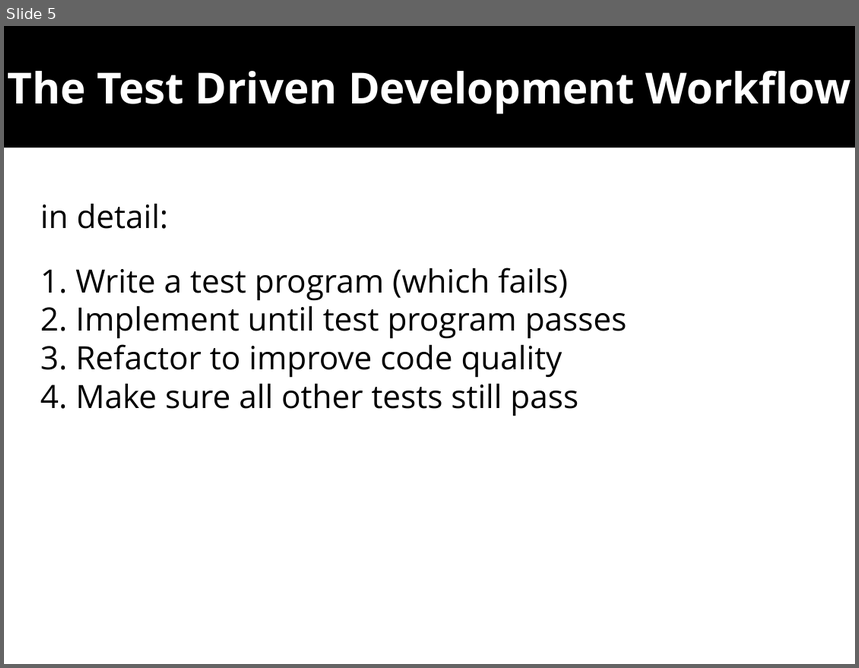
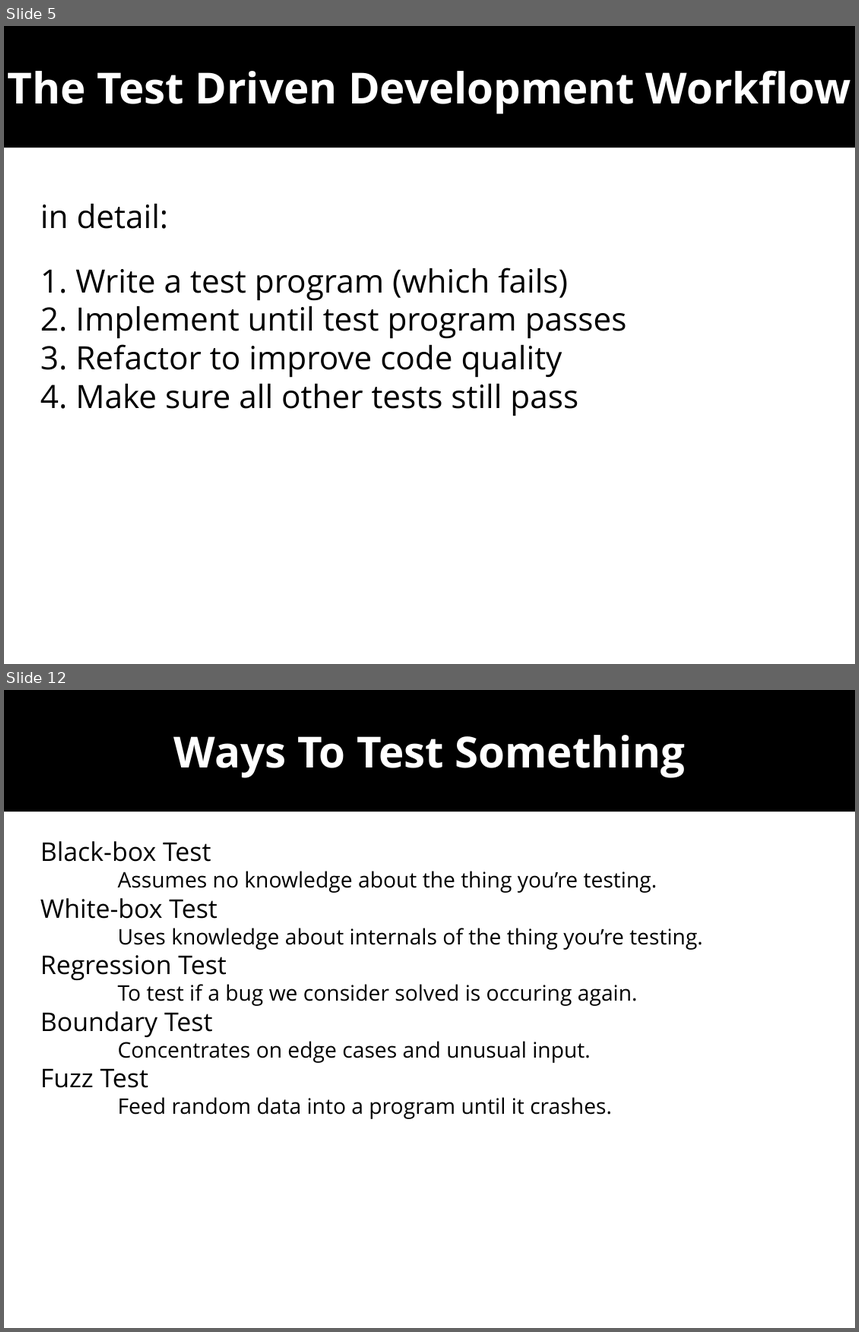
Before and after one commit to wolframroesler/Talks, a slide deck: tdd.odp. Shown one above the other, each under a label of ours: slide 5 before the commit, slides 5 and 12 after it; the slides between them are not shown. The pictures are 859x668 and 859x1332 pixels, drawn with LibreOffice and Linux fonts; fonts in the diff are those of the drawing. Boxes give left, top, right and bottom in pixels: in the first picture for what was removed or moved away, otherwise in the second. Text is boxed around its words. In the diff, an @@ line names an element or a change of style, - is before the commit and + after.

```diff
--- a/tdd.odp
+++ b/tdd.odp
@@ slide 12 added at <box>4,690,855,1328</box>, background #FFFFFF @@
@@ subtitle added at <box>4,690,855,812</box>, fill #000000, 40 pt, text #FFFFFF, bold @@
+Ways To Test Something
@@ text added at <box>40,841,703,1119</box>, 20 pt, text #000000 @@
+Black-box Test
+Assumes no knowledge about the thing you’re testing.
+White-box Test
+Uses knowledge about internals of the thing you’re testing.
+Regression Test
+To test if a bug we consider solved is occuring again.
+Boundary Test
+Concentrates on edge cases and unusual input.
+Fuzz Test
+Feed random data into a program until it crashes.
```
Also in this commit, not shown: 4 slides changed, 8 other slides added.
